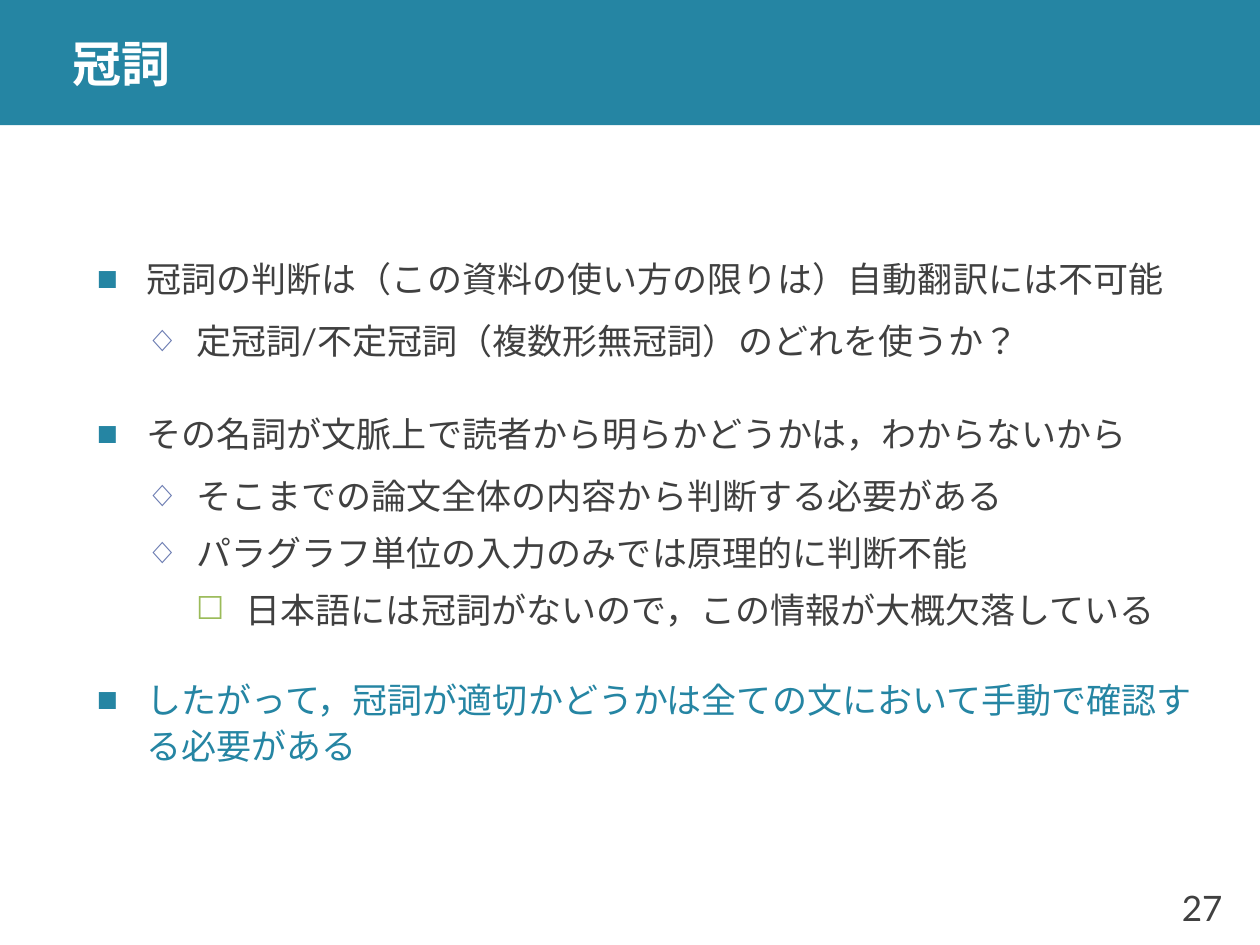
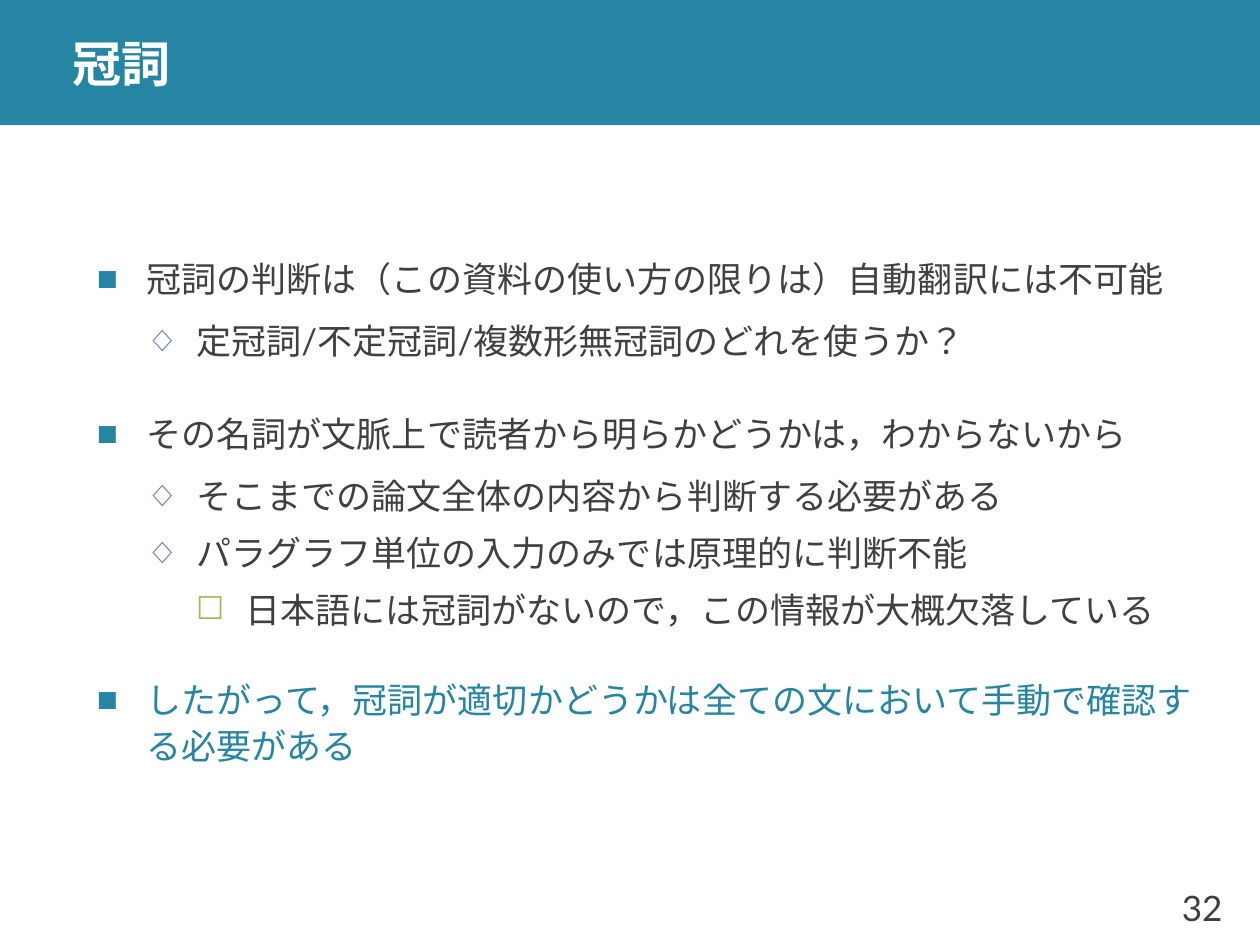
Before and after one commit to shioya-lab/how-to, a slide deck: slide 32 of translation.pptx (slide 27 before the commit). Drawn at 1260x945 pixels with LibreOffice and Linux fonts; fonts in the diff are those of the drawing. Boxes give left, top, right and bottom in pixels: in the first picture for what was removed or moved away, otherwise in the second. Text is boxed around its words. In the diff, an @@ line names an element or a change of style, - is before the commit and + after.

```diff
--- a/translation.pptx
+++ b/translation.pptx
@@ text at box(196, 324, 964, 357): text changed @@
-  ◇ 定冠詞/不定冠詞（複数形無冠詞）のどれを使うか？
+  ◇ 定冠詞/不定冠詞/複数形無冠詞のどれを使うか？
@@ page number at box(1182, 895, 1223, 922): text changed @@
-27
+32
```
Also in this commit, not shown: 17 other slides changed, 10 slides added, 1 other file.
